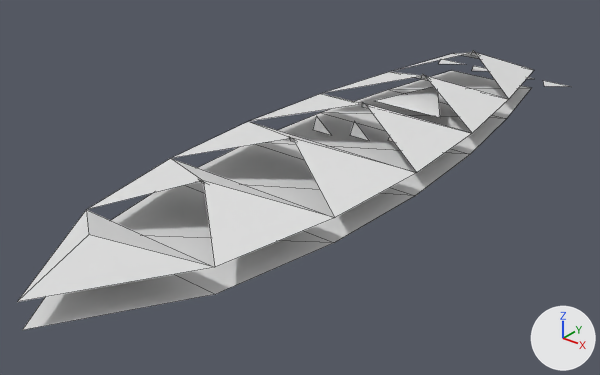
What one commit did to the OBJ model GameData/Meshes/Designs/vesper/vesper_miner_sovereign_62.obj.
Camera for both pictures: a 50 mm lens placed at (3.22, -4.82, 2.45), pointed at (-0.11, -0.66, -0.13). Arrows for +X, +Y and +Z are at lower right; the lights stay in place. The first picture is the older version. Mesh edges are drawn as thin lines. Where no turn or scale is listed for an object, it has been applied to the vertices. Vertices at exactly the same position are counted once.

The first picture shows 'vesper_miner_sovereign_62'.
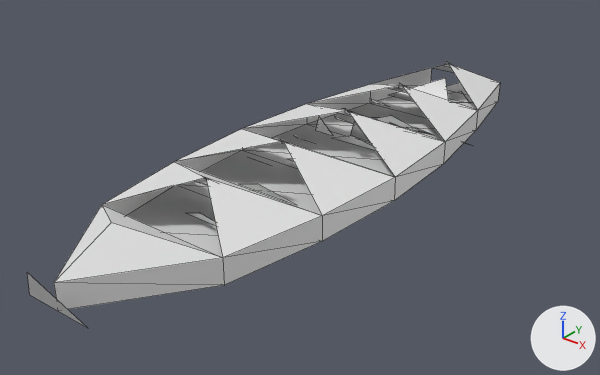
Changed parts and their boxes [x1, y1, x2, y2] in the pictures (600 x 375 px; the box of a moved part takes in the faces that stretch with it):
'vesper_miner_sovereign_62', reshaped (14% narrower): before [18, 50, 567, 330]; after [27, 61, 500, 327]
part 1 of me_vesper_miner_sovereign_62, moved or reshaped: before [421, 74, 428, 80]; after [444, 61, 455, 67]
part 2 of me_vesper_miner_sovereign_62, moved or reshaped: before [313, 116, 331, 135]; after [315, 116, 332, 135]
part 3 of me_vesper_miner_sovereign_62, moved or reshaped: before [388, 137, 393, 142]; after [350, 121, 369, 141]
part 4 of me_vesper_miner_sovereign_62, moved or reshaped (not visible afterwards): before [350, 121, 369, 141]
part 5 of me_vesper_miner_sovereign_62, rebuilt (14% narrower): before [18, 52, 534, 302]; after [54, 64, 500, 309]
part 6 of me_vesper_miner_sovereign_62, rebuilt: before [374, 87, 440, 118]; after [389, 78, 449, 101]
part 7 of me_vesper_miner_sovereign_62, deleted: before [438, 59, 463, 64]
part 8 of me_vesper_miner_sovereign_62, deleted: before [472, 66, 488, 71]
part 9 of me_vesper_miner_sovereign_62, deleted: before [543, 81, 567, 86]
part 10 of me_vesper_miner_sovereign_62, built on: before [23, 71, 531, 330]; after [27, 82, 471, 327]

Diff of the bpy script that builds the scene:
```diff
--- a/GameData/Meshes/Designs/vesper/vesper_miner_sovereign_62.obj.py
+++ b/GameData/Meshes/Designs/vesper/vesper_miner_sovereign_62.obj.py
@@ me_vesper_miner_sovereign_62 @@
 # used by ob_vesper_miner_sovereign_62; location = (0.0, 0.0, 0.0)
-me_vesper_miner_sovereign_62.from_pydata(...)  # 71 vertices, 42 faces; spans x -0.73..0.73, y -3.01..2.28, z 0.0..0.37
+me_vesper_miner_sovereign_62.from_pydata(...)  # 110 vertices, 79 faces; spans x -0.67..0.67, y -2.93..1.6, z 0.0..0.38
+# me_vesper_miner_sovereign_62 part 1: the loose piece of 3 vertices spanning x -0.06..0.06, y 0.76..0.85, z 0.29..0.37 is moved by (0.0, 0.39, 0.01)
+# me_vesper_miner_sovereign_62 part 2: the loose piece of 3 vertices spanning x -0.37..-0.19, y -0.26..-0.18, z 0.09..0.25 is moved by (0.02, 0.0, 0.0)
+# me_vesper_miner_sovereign_62 part 3: the loose piece of 3 vertices spanning x 0.19..0.37, y -0.08..0.0, z 0.09..0.25 is moved by (-0.28, -0.09, 0.0)
+# me_vesper_miner_sovereign_62 part 4: the loose piece of 3 vertices spanning x -0.09..0.09, y -0.17..-0.09, z 0.09..0.25 is moved by (0.26, 0.08, 0.0)
+# me_vesper_miner_sovereign_62 part 5: the loose piece of 19 vertices spanning x -0.73..0.73, y -3.01..2.02, z 0.17..0.34 is rebuilt with 32 vertices and now spans x -0.67..0.67, y -2.79..1.5, z 0.0..0.35
+# me_vesper_miner_sovereign_62 part 6: the loose piece of 3 vertices spanning x -0.31..0.31, y 0.55..1.03, z 0.13..0.2 is rebuilt with 3 vertices and now spans x -0.29..0.29, y 0.73..1.16, z 0.14..0.23
+# me_vesper_miner_sovereign_62 part 7: the loose piece of 3 vertices spanning x -0.67..-0.4, y 1.98..2.28, z 0.0..0.05 is deleted
+# me_vesper_miner_sovereign_62 part 8: the loose piece of 3 vertices spanning x -0.31..-0.04, y 1.98..2.28, z 0.0..0.05 is deleted
+# me_vesper_miner_sovereign_62 part 9: the loose piece of 3 vertices spanning x 0.4..0.67, y 1.98..2.28, z 0.0..0.05 is deleted
+# me_vesper_miner_sovereign_62 part 10
+# 13 vertices are removed from x -0.73..0.73, y -3.01..2.02, z 0.0
+# 11 faces are deleted
+# 41 vertices are added at x -0.63..0.63, y -2.93..1.6, z 0.0..0.3
+# 5 new vertices lie (0.08, -0.14, 0.08) away from vertices in x -0.08, y -1.64..0.18, z 0.28
+# 5 new vertices lie (0.08, 0.14, -0.08) away from vertices in x 0.0, y -1.78..0.04, z 0.36
+# 17 new faces join them
+# other edits to the shape of me_vesper_miner_sovereign_62 do not show in these pictures
```
